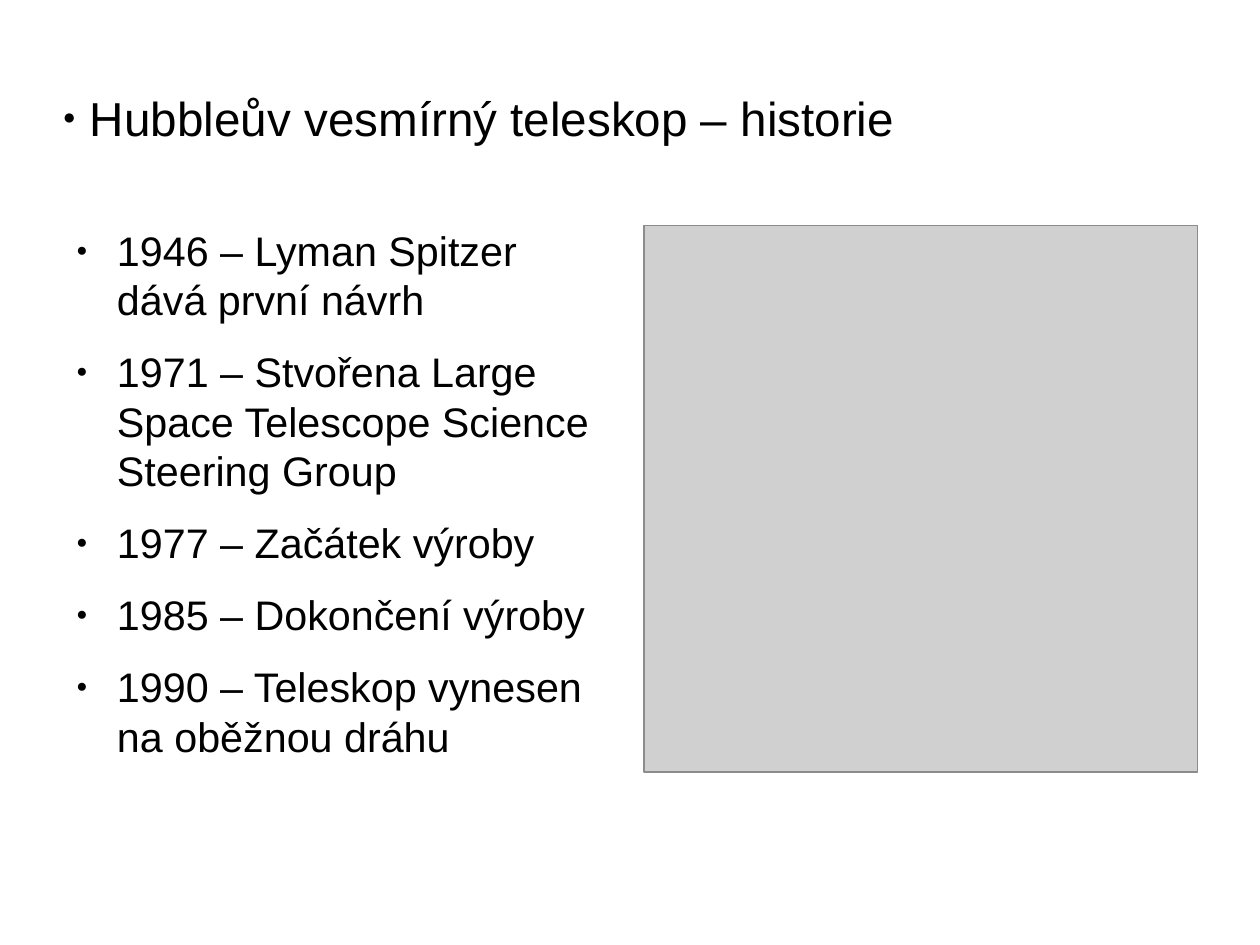
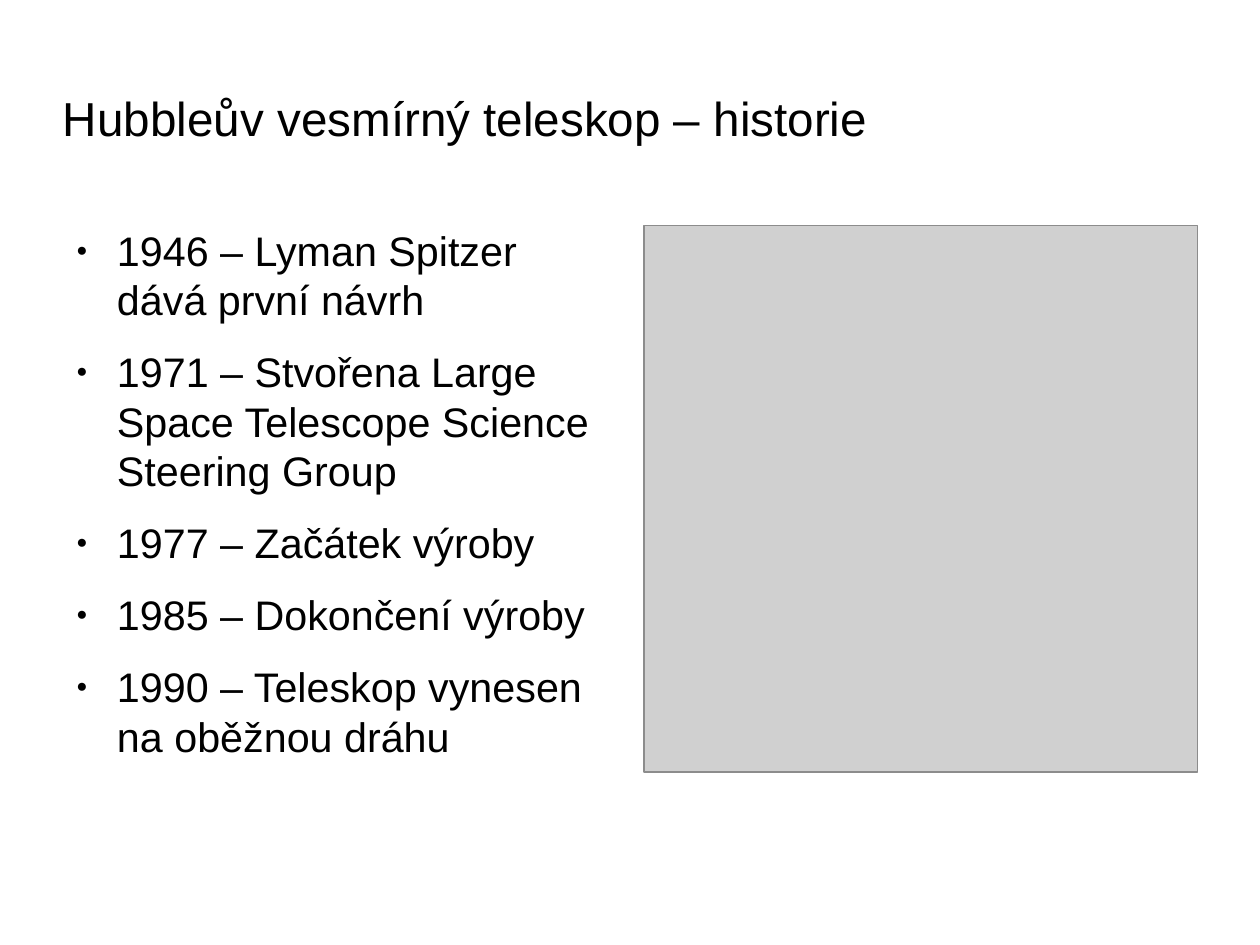
Before and after one commit to fast4shoot/FYO2015, a slide deck: slide 3 of slides/slides.odp (slide 2 before the commit). Drawn at 1260x945 pixels with LibreOffice and Linux fonts; fonts in the diff are those of the drawing; grey boxes stand for pictures; background and template pictures are left out. Boxes give left, top, right and bottom in pixels: in the first picture for what was removed or moved away, otherwise in the second. Text is boxed around its words. In the diff, an @@ line names an element or a change of style, - is before the commit and + after.

```diff
--- a/slides/slides.odp
+++ b/slides/slides.odp
@@ title "Hubbleův vesmírný teleskop – historie": place and size @@
-title "Hubbleův vesmírný teleskop – historie" at bbox=[90, 98, 894, 145]
+title "Hubbleův vesmírný teleskop – historie" at bbox=[63, 98, 867, 145]
@@ title "Hubbleův vesmírný teleskop – historie" at bbox=[63, 98, 867, 145]: bullet ● to none @@
```
Also in this commit, not shown: 10 slides added, 3 other files.
